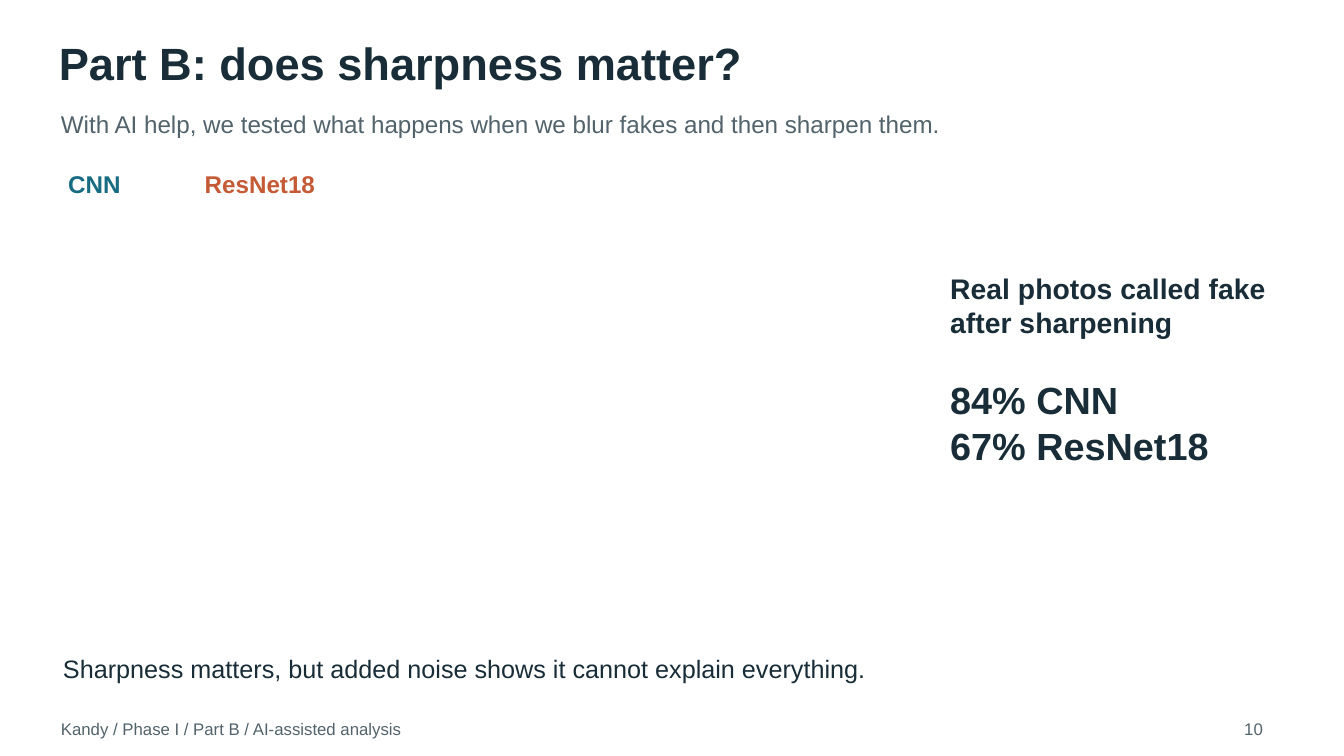
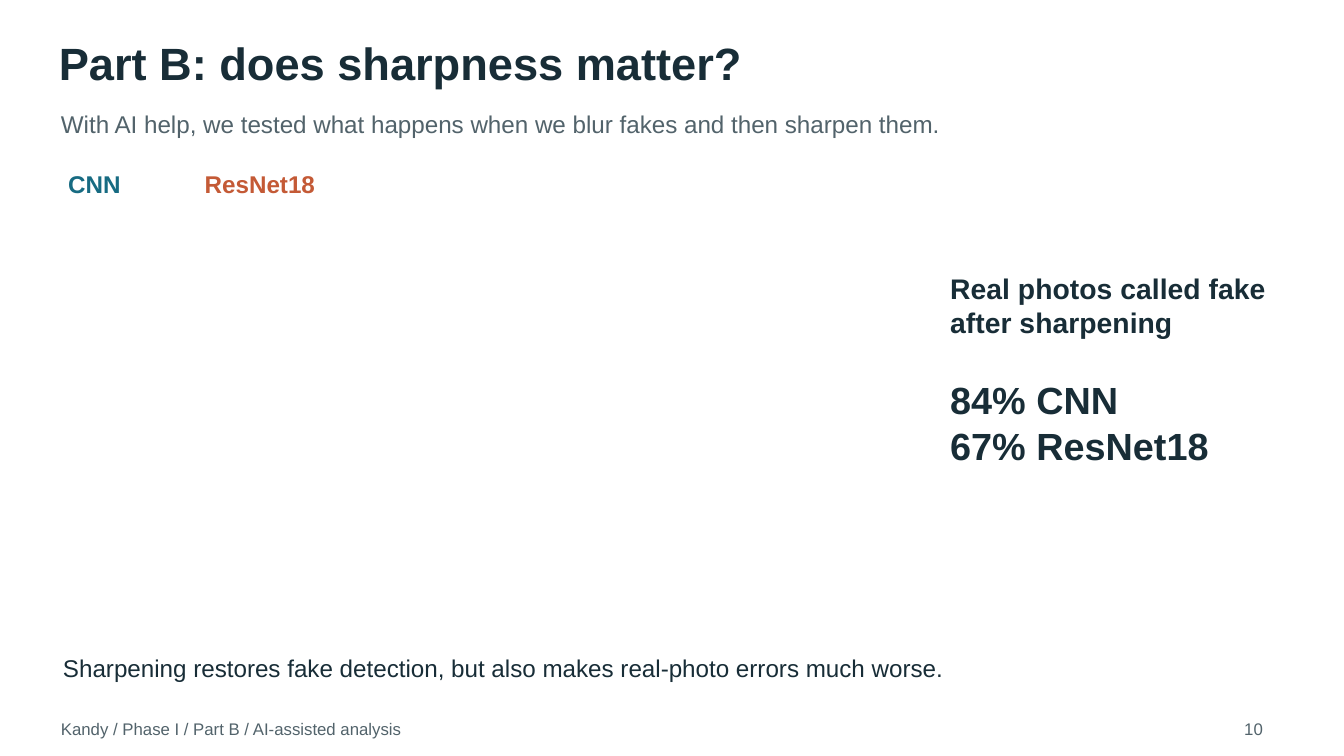
Before and after one commit to adamp-22/kandy_final, a slide deck: slide 10 of presentations/Phase_1_5min.pptx. Drawn at 1344x756 pixels with LibreOffice and Linux fonts; fonts in the diff are those of the drawing. Boxes give left, top, right and bottom in pixels: in the first picture for what was removed or moved away, otherwise in the second. Text is boxed around its words. In the diff, an @@ line names an element or a change of style, - is before the commit and + after.

```diff
--- a/presentations/Phase_1_5min.pptx
+++ b/presentations/Phase_1_5min.pptx
@@ text at [63, 659, 943, 682]: text changed; size 18 to 17.2 pt @@
-Sharpness matters, but added noise shows it cannot explain everything.
+Sharpening restores fake detection, but also makes real-photo errors much worse.
```
Also in this commit, not shown: 10 other slides changed, 2 other files.
